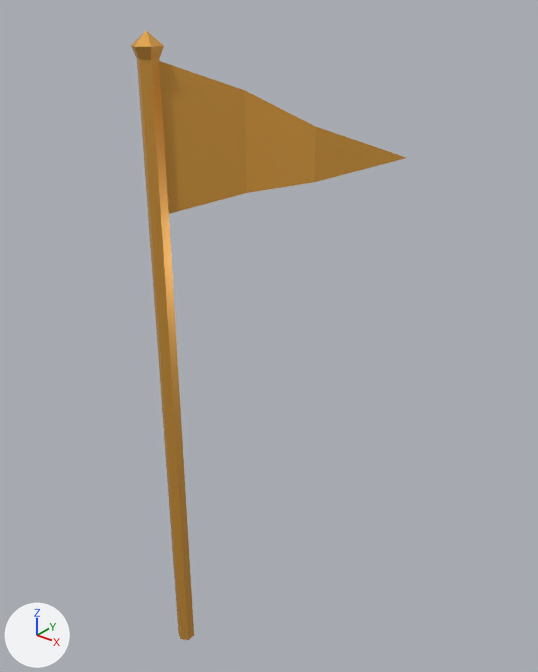
One commit to the glTF model public/models/flag-golf.glb: the scene before it, then after it.
The view is the same before and after, from a camera (50 mm lens) standing at (1.49, -1.37, 2.19) and looking at (0.25, 0.18, 1.23). Every picture has the same lights, and +X, +Y and +Z are marked at lower left. Where no turn or scale is listed for an object, it has been applied to the vertices.

In view in the first picture: 'flag-golf'.
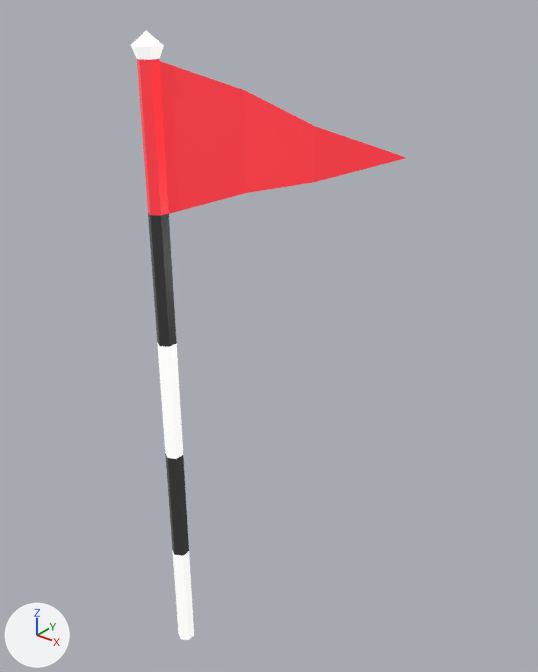
Pixel boxes (x1, y1, x2, y2) of what changed, in the pictures (538 x 672 px):
```json
{"object": "flag-golf", "change": "recoloured", "before": [131, 31, 406, 640], "after": [131, 31, 406, 640]}
```

Edits to the scene script, one JSON object a line:
```json
{"op": "add", "block": "img_base", "code": ["img_base = load_image('base', '_unpacked/base', 1024, 1024, 'sRGB')"]}
{"op": "add", "block": "mat_lowpoly_colors_001", "code": ["mat_lowpoly_colors_001 = bpy.data.materials.new('LOWPOLY-COLORS.001')", "# uses the picture img_base"]}
{"block": "me_flag_golf", "where": "me_flag_golf.from_pydata(...)  # 50 vertices, 83 faces; spans x -0.04..0.63, y -0.04..0.23, z 0.0..2.07"}
{"op": "remove", "block": "me_flag_golf", "code": "me_flag_golf.materials.append(mat_lowpoly_colors)"}
{"op": "add", "block": "me_flag_golf", "code": "me_flag_golf.materials.append(mat_lowpoly_colors_001)"}
```
